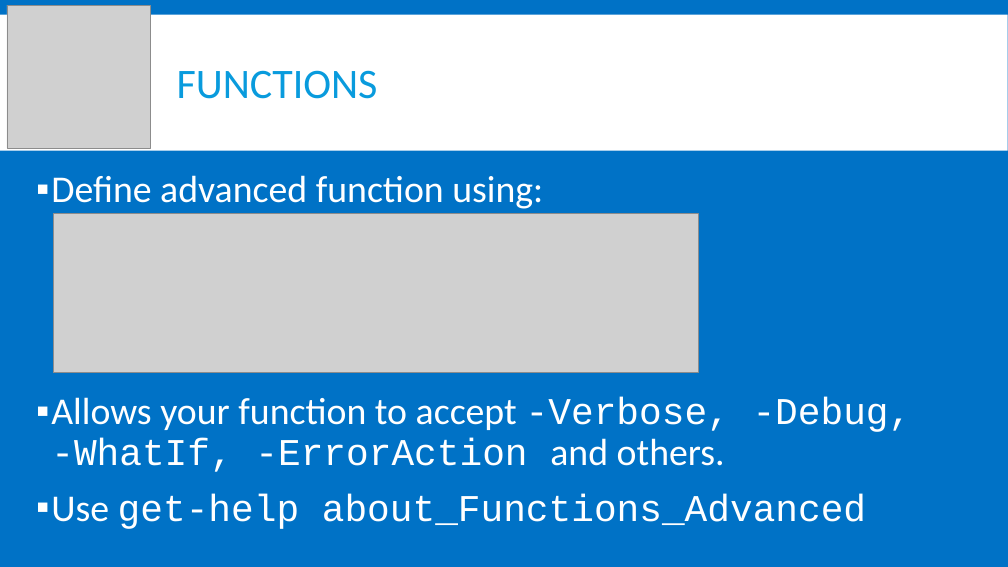
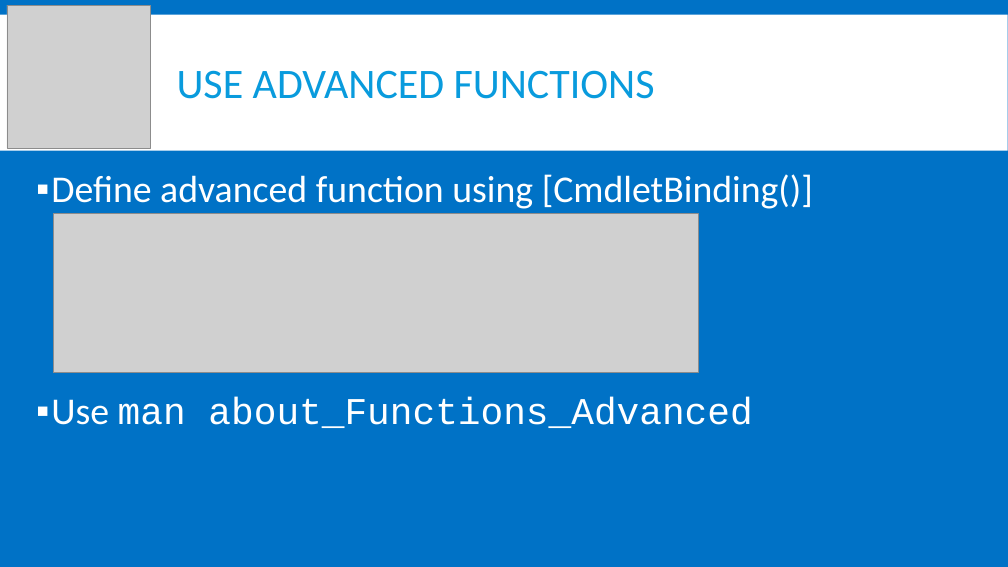
Before and after one commit to powershellorguk/Scotland, a slide deck: slide 10 of 2017/June/Coding For Strangers.pptx (slide 6 before the commit). Drawn at 1008x567 pixels with LibreOffice and Linux fonts; fonts in the diff are those of the drawing; grey boxes stand for pictures. Boxes give left, top, right and bottom in pixels: in the first picture for what was removed or moved away, otherwise in the second. Text is boxed around its words. In the diff, an @@ line names an element or a change of style, - is before the commit and + after.

```diff
--- a/2017/June/Coding For Strangers.pptx
+++ b/2017/June/Coding For Strangers.pptx
@@ title at (177, 70, 655, 99): text changed @@
-FUNCTIONS
+USE ADVANCED FUNCTIONS
@@ text at (51, 174, 813, 428): text changed; font Courier New to Calibri @@
-▪ Define advanced function using:
-▪ Allows your function to accept -Verbose, -Debug,
-  -WhatIf, -ErrorAction and others.
-▪ Use get-help about_Functions_Advanced
+▪ Define advanced function using [CmdletBinding()]
+▪ Use man about_Functions_Advanced
```
Also in this commit, not shown: 6 other slides changed, 13 slides added, 4 slides removed, 1 other file.
